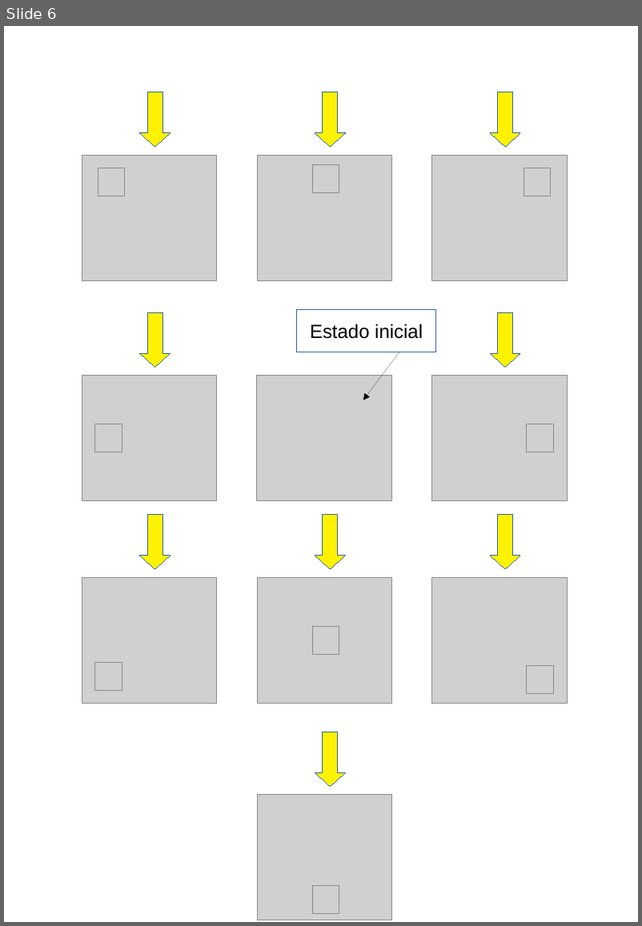
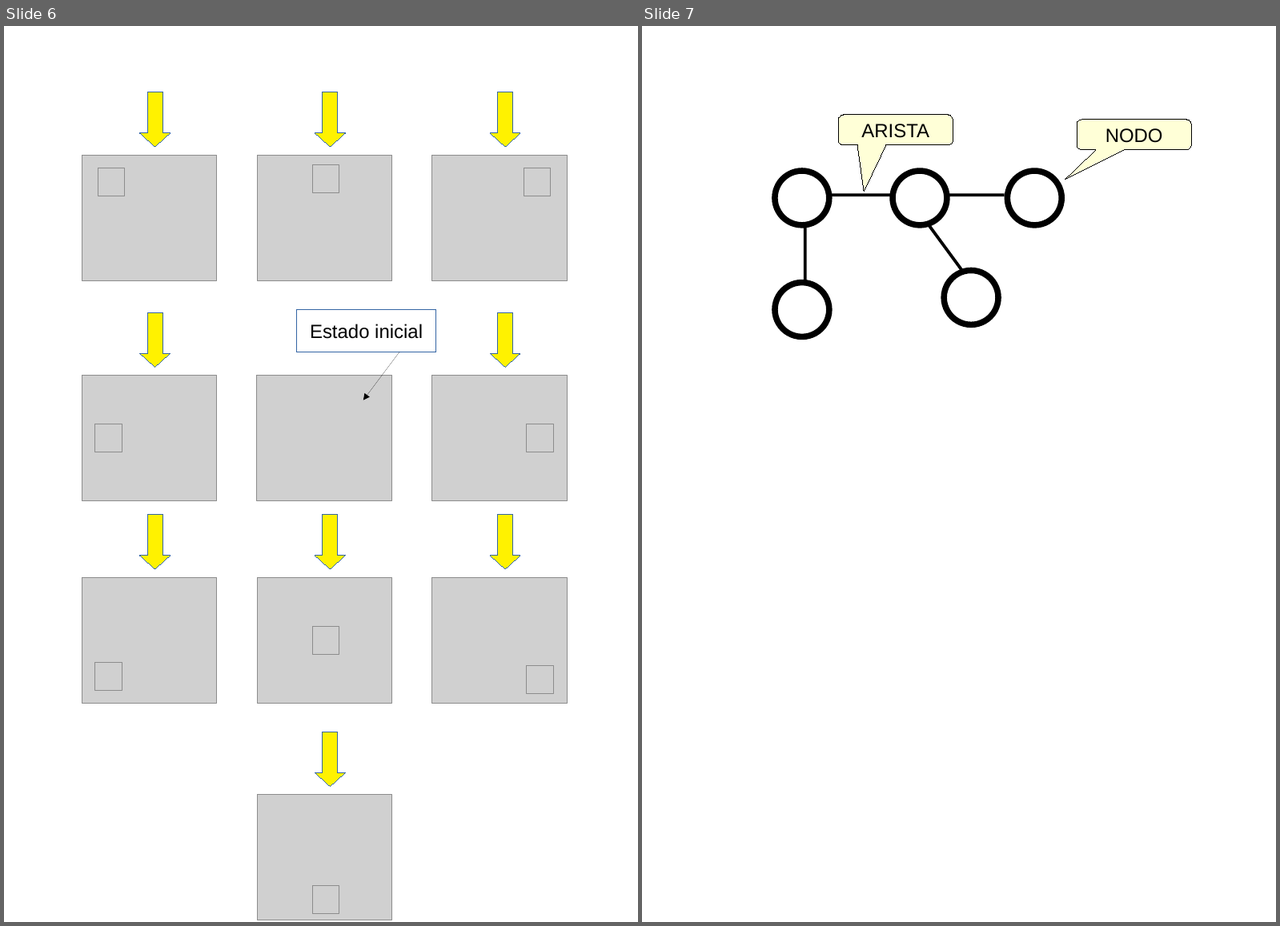
Before and after one commit to fabhrius/La-Cosa, a slide deck: capitulos/2 - Estados de un proceso/Estados de un proceso.odp. Shown side by side, each under a label of ours: slide 6 before the commit, slides 6 and 7 after it. The pictures are 642x926 and 1280x926 pixels, drawn with LibreOffice and Linux fonts; fonts in the diff are those of the drawing; grey boxes stand for pictures. Boxes give left, top, right and bottom in pixels: in the first picture for what was removed or moved away, otherwise in the second. Text is boxed around its words. In the diff, an @@ line names an element or a change of style, - is before the commit and + after.

```diff
--- a/capitulos/2 - Estados de un proceso/Estados de un proceso.odp
+++ b/capitulos/2 - Estados de un proceso/Estados de un proceso.odp
@@ slide 7 added at [642,26,1276,922], background #FFFFFF @@
@@ rounded speech box added at [838,115,953,144], fill #FFFFD7, outline #000000 0 pt, 18 pt, text #000000 @@
+ARISTA
@@ rounded speech box added at [1076,120,1192,149], fill #FFFFD7, outline #000000 0 pt, 18 pt, text #000000 @@
+NODO
@@ ellipse added at [775,171,829,225], fill #FFFFFF, outline #000000 5.67 pt @@
@@ ellipse added at [892,171,947,225], fill #FFFFFF, outline #000000 5.67 pt @@
@@ ellipse added at [1007,171,1061,225], fill #FFFFFF, outline #000000 5.67 pt @@
@@ line added from (829, 195) to (892, 195), #000000 2.83 pt @@
@@ line added from (947, 195) to (1004, 195), #000000 2.83 pt @@
@@ line added from (805, 225) to (805, 283), #000000 2.83 pt @@
@@ line added from (928, 225) to (961, 270), #000000 2.83 pt @@
@@ ellipse added at [775,283,829,337], fill #FFFFFF, outline #000000 5.67 pt @@
@@ ellipse added at [944,270,998,324], fill #FFFFFF, outline #000000 5.67 pt @@
```
Also in this commit, not shown: 1 slide changed, 1 other slide added, 1 slide removed, 2 other files.
